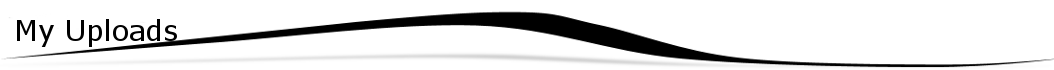
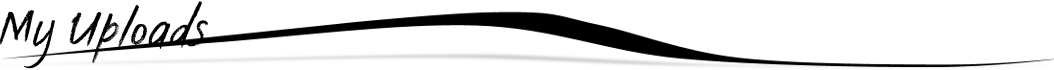
The second 1054 × 70 image is a revision of the first. Changes to its layers:
painted on "My Uploads" over bbox(0, 1, 208, 69)
